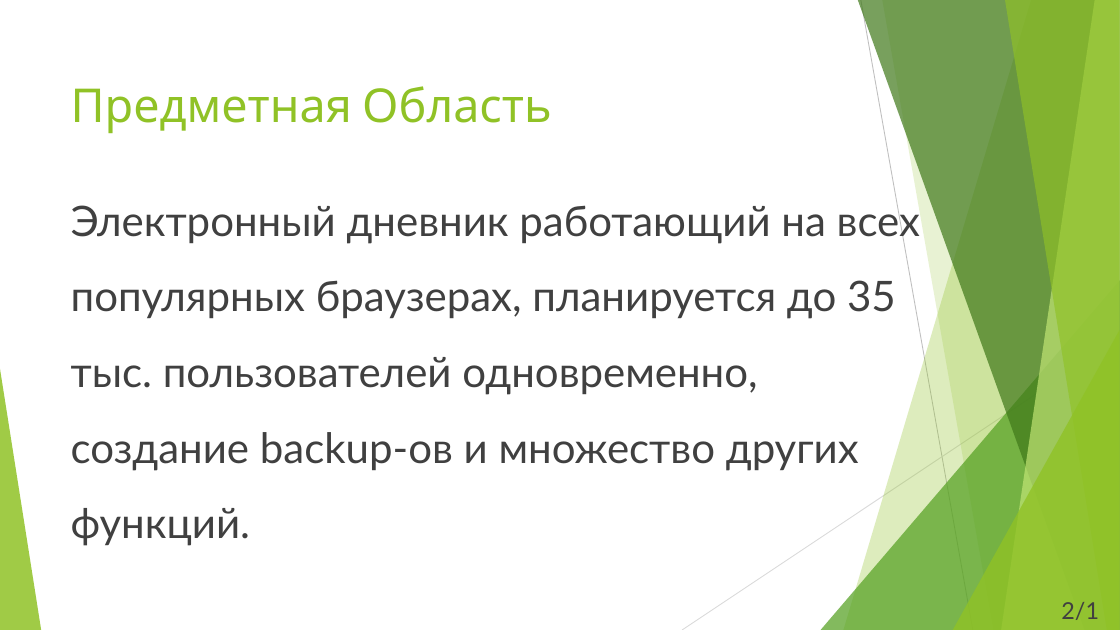
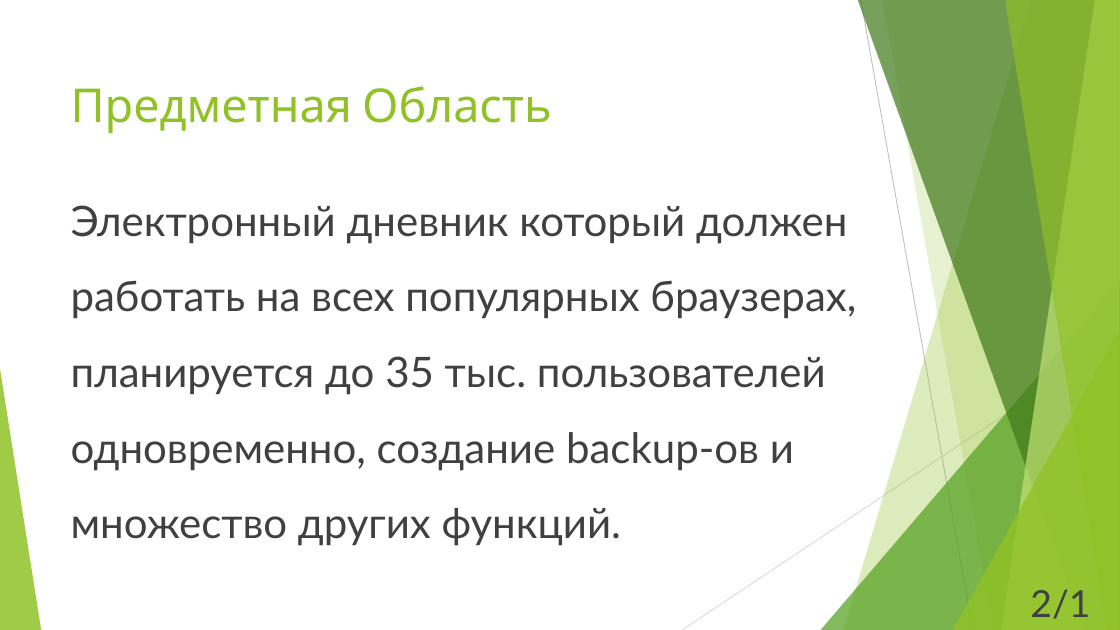
Before and after one commit to AlfaToad/MDK, a slide deck: slide 2 of documents/presentation/Электроный Дневник Политеха.pptx. Drawn at 1120x630 pixels with LibreOffice and Linux fonts; fonts in the diff are those of the drawing. Boxes give left, top, right and bottom in pixels: in the first picture for what was removed or moved away, otherwise in the second. Text is boxed around its words. In the diff, an @@ line names an element or a change of style, - is before the commit and + after.

```diff
--- a/documents/presentation/Электроный Дневник Политеха.pptx
+++ b/documents/presentation/Электроный Дневник Политеха.pptx
@@ text at (71, 205, 856, 546): text changed @@
-Электронный дневник работающий на всех популярных браузерах, планируется до 35 тыс. пользователей одновременно, создание backup-ов и множество других функций.
+Электронный дневник который должен работать на всех популярных браузерах, планируется до 35 тыс. пользователей одновременно, создание backup-ов и множество других функций.
@@ text "2/12": place and size @@
-text "2/12" at (1061, 602, 1099, 620)
+text "2/12" at (1030, 589, 1090, 619)
@@ text "2/12" at (1030, 589, 1090, 619): size 20 to 32 pt @@
```
Also in this commit, not shown: 10 other slides changed.
